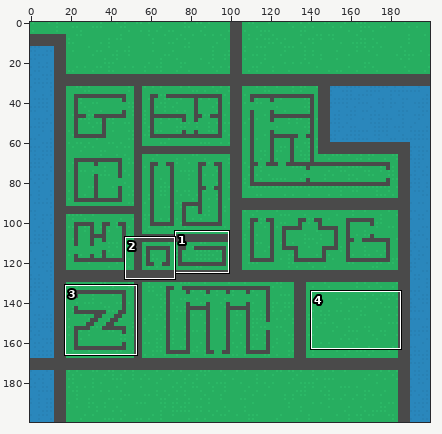
File history of a sprite sheet, maps/minimap.png. Above, an overview of the earlier version with the close-up marked.
Close-up. Before the commit:
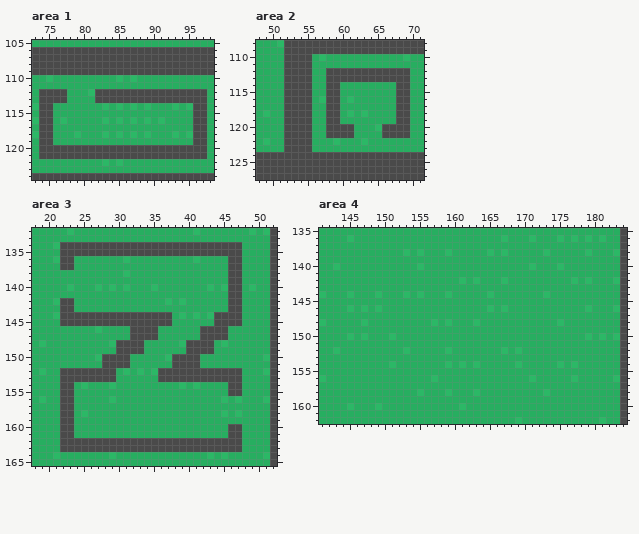
The file is 200x200 pixels. Colours within 5 levels of each other are drawn and written as one. Shown: area 1: x 73..98, y 105..124; area 2: x 48..71, y 108..127; area 3: x 18..52, y 132..165; area 4: x 141..184, y 135..162. The commit also changed other parts of the picture, which this record leaves out.
After:
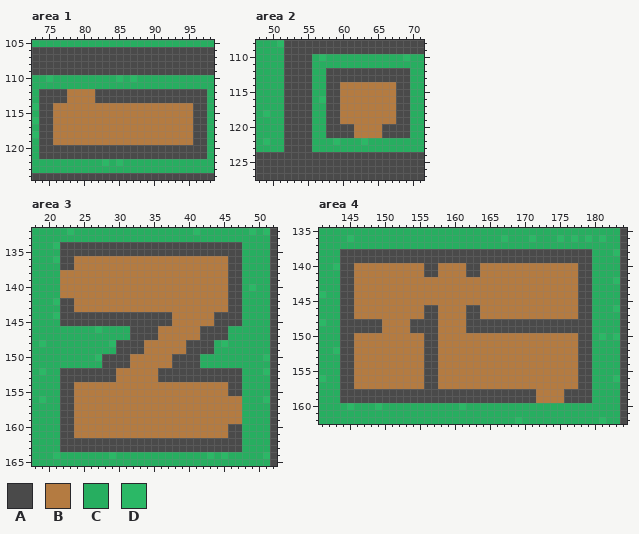
Palette (. is transparent): A #4a4a4a  B #b47b41  C #27ae60  D #2bb866
Edits made:
Changed rows in their new state; - is an unchanged pixel.
Area 1:
first column x 76:
112 --BBBB--------------
113 --BBBB--------------
114 BBBBBBBBBBBBBBBBBBBB
115 BBBBBBBBBBBBBBBBBBBB
116 BBBBBBBBBBBBBBBBBBBB
117 BBBBBBBBBBBBBBBBBBBB
118 BBBBBBBBBBBBBBBBBBBB
119 BBBBBBBBBBBBBBBBBBBB
Area 2:
first column x 60:
114 BBBBBBBB
115 BBBBBBBB
116 BBBBBBBB
117 BBBBBBBB
118 BBBBBBBB
119 BBBBBBBB
120 --BBBB--
121 --BBBB--
Area 3:
first column x 22:
136 --BBBBBBBBBBBBBBBBBBBBBB--
137 --BBBBBBBBBBBBBBBBBBBBBB--
138 BBBBBBBBBBBBBBBBBBBBBBBB--
139 BBBBBBBBBBBBBBBBBBBBBBBB--
140 BBBBBBBBBBBBBBBBBBBBBBBB--
141 BBBBBBBBBBBBBBBBBBBBBBBB--
142 --BBBBBBBBBBBBBBBBBBBBBB--
143 --BBBBBBBBBBBBBBBBBBBBBB--
144 ----------------BBBBBB----
145 ----------------BBBBBB----
146 --------------BBBBBB------
147 --------------BBBBBB------
148 ------------BBBBBB--------
149 ------------BBBBBB--------
150 ----------BBBBBB----------
151 ----------BBBBBB----------
152 --------BBBBBB------------
153 --------BBBBBB------------
154 --BBBBBBBBBBBBBBBBBBBBBB--
155 --BBBBBBBBBBBBBBBBBBBBBB--
156 --BBBBBBBBBBBBBBBBBBBBBBBB
157 --BBBBBBBBBBBBBBBBBBBBBBBB
158 --BBBBBBBBBBBBBBBBBBBBBBBB
159 --BBBBBBBBBBBBBBBBBBBBBBBB
160 --BBBBBBBBBBBBBBBBBBBBBB--
161 --BBBBBBBBBBBBBBBBBBBBBB--
Area 4:
first column x 144:
138 AAAAAAAAAAAAAAAAAAAAAAAAAAAAAAAAAAAA
139 AAAAAAAAAAAAAAAAAAAAAAAAAAAAAAAAAAAA
140 AABBBBBBBBBBAABBBBAABBBBBBBBBBBBBBAA
141 AABBBBBBBBBBAABBBBAABBBBBBBBBBBBBBAA
142 AABBBBBBBBBBBBBBBBBBBBBBBBBBBBBBBBAA
143 AABBBBBBBBBBBBBBBBBBBBBBBBBBBBBBBBAA
144 AABBBBBBBBBBBBBBBBBBBBBBBBBBBBBBBBAA
145 AABBBBBBBBBBBBBBBBBBBBBBBBBBBBBBBBAA
146 AABBBBBBBBBBAABBBBAABBBBBBBBBBBBBBAA
147 AABBBBBBBBBBAABBBBAABBBBBBBBBBBBBBAA
148 AAAAAABBBBAAAABBBBAAAAAAAAAAAAAAAAAA
149 AAAAAABBBBAAAABBBBAAAAAAAAAAAAAAAAAA
150 AABBBBBBBBBBAABBBBBBBBBBBBBBBBBBBBAA
151 AABBBBBBBBBBAABBBBBBBBBBBBBBBBBBBBAA
152 AABBBBBBBBBBAABBBBBBBBBBBBBBBBBBBBAA
153 AABBBBBBBBBBAABBBBBBBBBBBBBBBBBBBBAA
154 AABBBBBBBBBBAABBBBBBBBBBBBBBBBBBBBAA
155 AABBBBBBBBBBAABBBBBBBBBBBBBBBBBBBBAA
156 AABBBBBBBBBBAABBBBBBBBBBBBBBBBBBBBAA
157 AABBBBBBBBBBAABBBBBBBBBBBBBBBBBBBBAA
158 AAAAAAAAAAAAAAAAAAAAAAAAAAAABBBBAAAA
159 AAAAAAAAAAAAAAAAAAAAAAAAAAAABBBBAAAA
Pixel boxes of the changes (left, top, right, bottom) in both close-ups:
changed: (53, 89, 193, 145)
changed: (340, 82, 396, 138)
changed: (60, 256, 242, 438)
changed: (340, 249, 592, 403)
